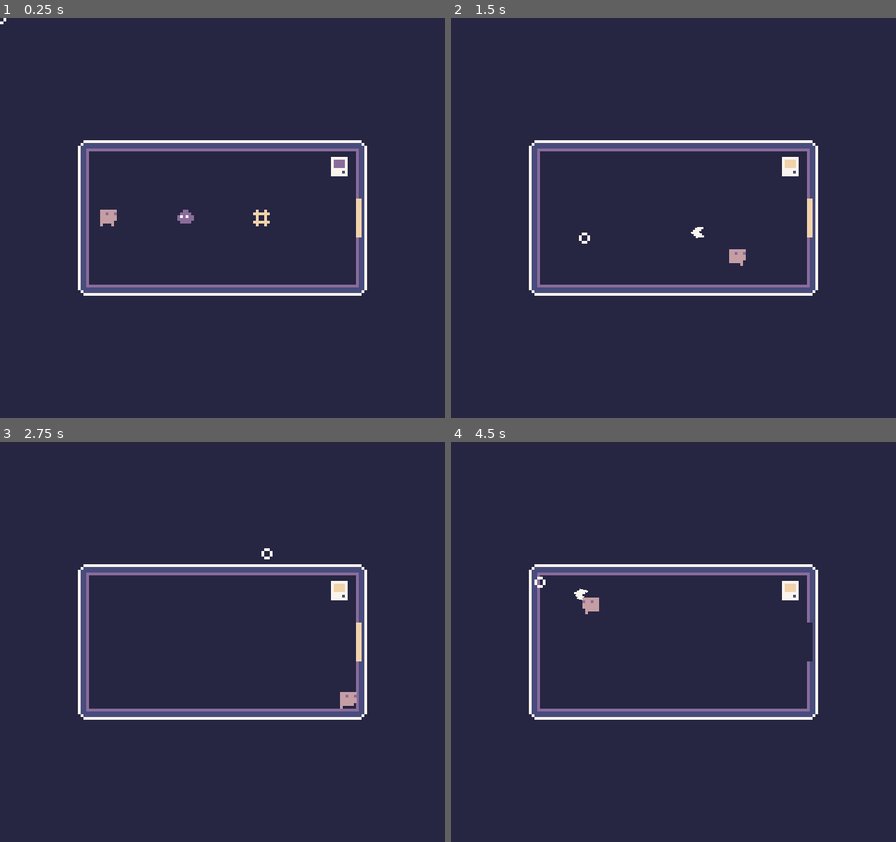
Above: before the commit, frames 1-4 (two rows, left to right).
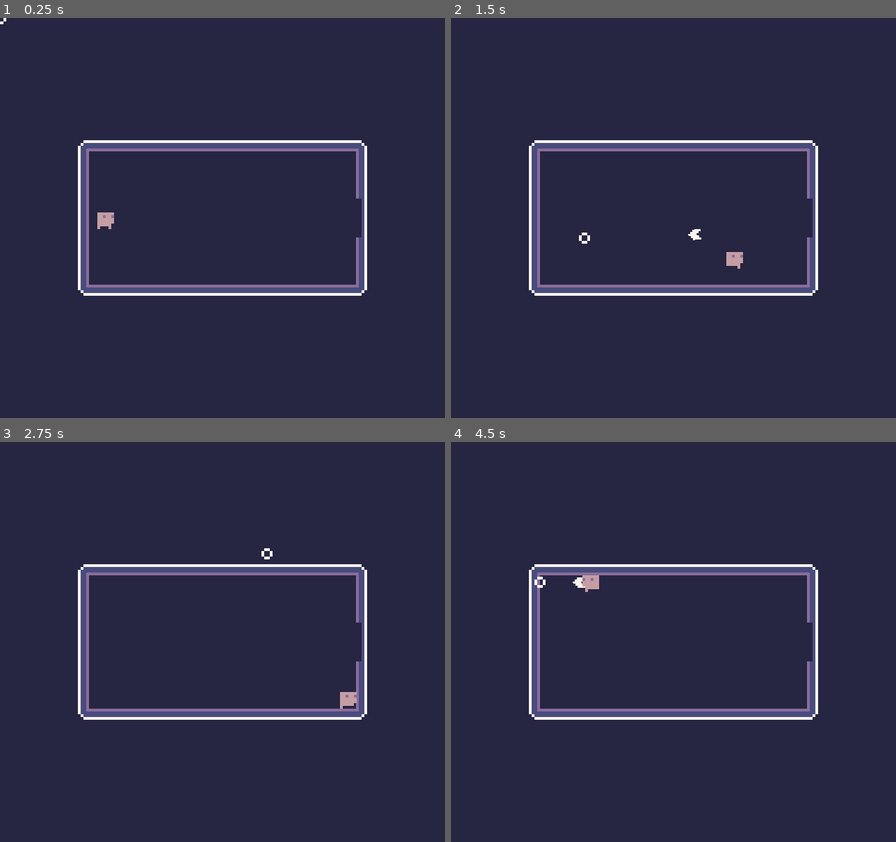
Above: after the commit, the same moments.

Repository: tOmoness/null
Game: Godot game, scene res://Game.tscn
Two runs of this game, one before a commit and one after it. Both use one fixed random seed, a clock stepped at 60 frames per second and the inputs below.
Inputs (mouse positions are in pixels of both pictures, inside the frame that each line leads up to):
- Up to frame 1 (0.25 s): no input
- Up to frame 2 (1.5 s): move the mouse to (771, 198) at 0.52 s; hold Right (ui_right) 0.53-1.28 s; click (771, 198) at 0.6 s; move the mouse to (584, 238) at 1.27 s; hold Down (ui_down) from 1.28 s (still down); click (584, 238) at 1.35 s
- Up to frame 3 (2.75 s): move the mouse to (267, 554) at 2.02 s; release Down (ui_down) at 2.03 s; hold Right (ui_right) from 2.03 s (still down); click (267, 554) at 2.1 s
- Up to frame 4 (4.5 s): move the mouse to (651, 722) at 2.77 s; release Right (ui_right) at 2.78 s; hold Up (ui_up) 2.78-3.53 s; click (651, 722) at 2.85 s; move the mouse to (807, 702) at 3.52 s; hold Left (ui_left) from 3.53 s (still down); click (807, 702) at 3.6 s; move the mouse to (540, 582) at 4.27 s; click (540, 582) at 4.35 s

The runs differ from the first frame. In frame 1, 0.6% of the frame differs, in the area x 21-82%, y 34-55%; in frame 2, 0.4%; in frame 3, 0.3%; in frame 4, 0.5%.

Commit message:
Make screen fade on changing levels.

Diff:
--- a/Entities/DoorArea.gd
+++ b/Entities/DoorArea.gd
@@ -1,6 +1,9 @@
 extends Area2D
+
+var scene_changed = false
 
 func _process(delta):
 	for body in get_overlapping_bodies():
-		if body.get_name() == "Player":
-			get_tree().change_scene_to(get_parent().target_scene)
+		if body.get_name() == "Player" and not scene_changed:
+			scene_changed = true
+			SceneChanger.change_scene(get_parent().target_scene)
--- a/Game.gd
+++ b/Game.gd
@@ -3,4 +3,4 @@
 export(PackedScene) var start_scene
 
 func _ready():
-	get_tree().change_scene_to(start_scene)
+	SceneChanger.change_scene(start_scene)
--- a/Game.tscn
+++ b/Game.tscn
@@ -1,7 +1,7 @@
 [gd_scene load_steps=3 format=2]
 
 [ext_resource path="res://Game.gd" type="Script" id=1]
-[ext_resource path="res://Levels/Tutorial/Tutorial_3.tscn" type="PackedScene" id=2]
+[ext_resource path="res://Levels/Tutorial/Tutorial_1.tscn" type="PackedScene" id=2]
 
 [node name="Game" type="Node2D"]
 script = ExtResource( 1 )
--- a/Cursor.tscn
+++ b/UI/Cursor.tscn
@@ -1,7 +1,8 @@
 [gd_scene load_steps=3 format=2]
 
 [ext_resource path="res://Assets/cursor.png" type="Texture" id=1]
-[ext_resource path="res://Cursor.gd" type="Script" id=2]
+[ext_resource path="res://UI/Cursor.gd" type="Script" id=2]
+
 
 [node name="Cursor" type="Node2D"]
 script = ExtResource( 2 )
--- /dev/null
+++ b/UI/SceneChanger.gd
@@ -0,0 +1,11 @@
+extends CanvasLayer
+
+onready var black := $Control/ColorRect
+onready var anim := $AnimationPlayer
+
+func change_scene(target_scene: PackedScene):
+	anim.play("Fade")
+	yield(anim, "animation_finished")
+	get_tree().change_scene_to(target_scene)
+	anim.play_backwards("Fade")
+	yield(anim, "animation_finished")
--- /dev/null
+++ b/UI/SceneChanger.tscn
@@ -0,0 +1,41 @@
+[gd_scene load_steps=3 format=2]
+
+[ext_resource path="res://UI/SceneChanger.gd" type="Script" id=1]
+
+[sub_resource type="Animation" id=1]
+resource_name = "Fade"
+length = 0.1
+tracks/0/type = "value"
+tracks/0/path = NodePath("Control/ColorRect:modulate")
+tracks/0/interp = 1
+tracks/0/loop_wrap = true
+tracks/0/imported = false
+tracks/0/enabled = true
+tracks/0/keys = {
+"times": PoolRealArray( 0, 0.1 ),
+"transitions": PoolRealArray( 1, 1 ),
+"update": 0,
+"values": [ Color( 1, 1, 1, 0 ), Color( 0, 0, 0, 1 ) ]
+}
+
+[node name="SceneChanger" type="CanvasLayer"]
+script = ExtResource( 1 )
+
+[node name="Control" type="Control" parent="."]
+margin_right = 40.0
+margin_bottom = 40.0
+__meta__ = {
+"_edit_use_anchors_": false
+}
+
+[node name="ColorRect" type="ColorRect" parent="Control"]
+modulate = Color( 1, 1, 1, 0 )
+margin_right = 169.0
+margin_bottom = 152.0
+color = Color( 0, 0, 0, 1 )
+__meta__ = {
+"_edit_use_anchors_": false
+}
+
+[node name="AnimationPlayer" type="AnimationPlayer" parent="."]
+anims/Fade = SubResource( 1 )
--- a/project.godot
+++ b/project.godot
@@ -33,7 +33,8 @@
 [autoload]
 
 Global="*res://Global.gd"
-Cursor="*res://Cursor.tscn"
+Cursor="*res://UI/Cursor.tscn"
+SceneChanger="*res://UI/SceneChanger.tscn"
 
 [display]
 
Renamed: Cursor.gd -> UI/Cursor.gd
